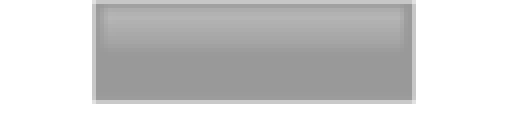
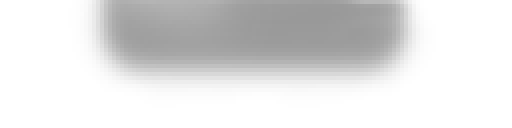
Revision of a layered 512×128 image; what changed, layer by layer:
added layer "kreis" (40%) above "Eingefügte Ebene-Kopie" over left=80, top=0, right=428, bottom=104
hid "Eingefügte Ebene", painted on it over left=88, top=0, right=420, bottom=104
